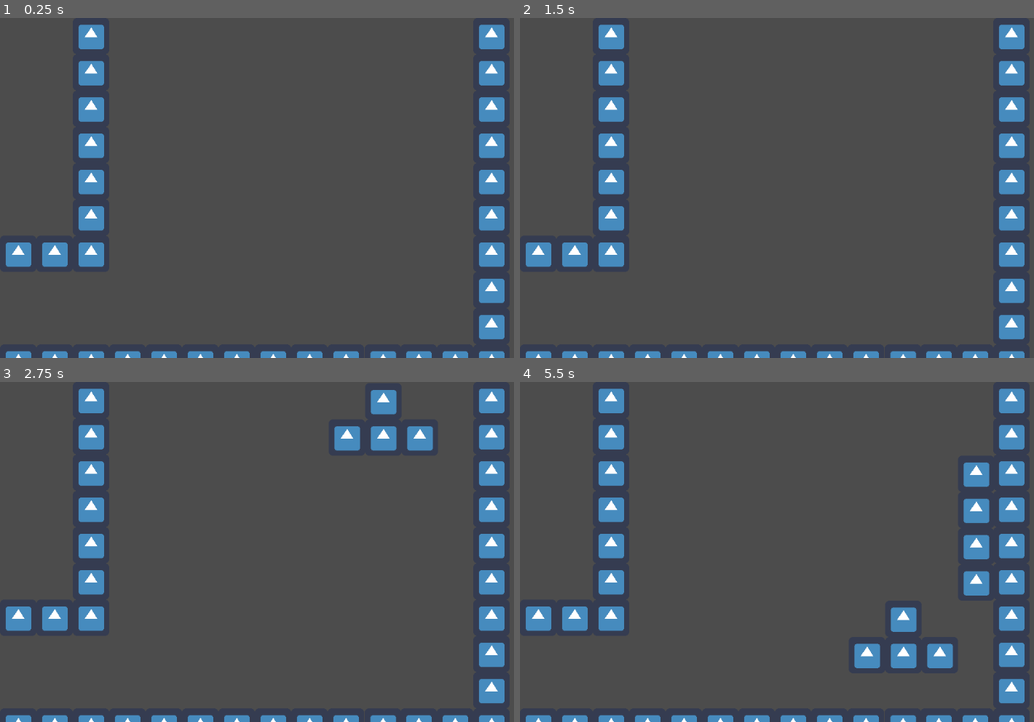
Above: before the commit, frames 1-4 (two rows, left to right).
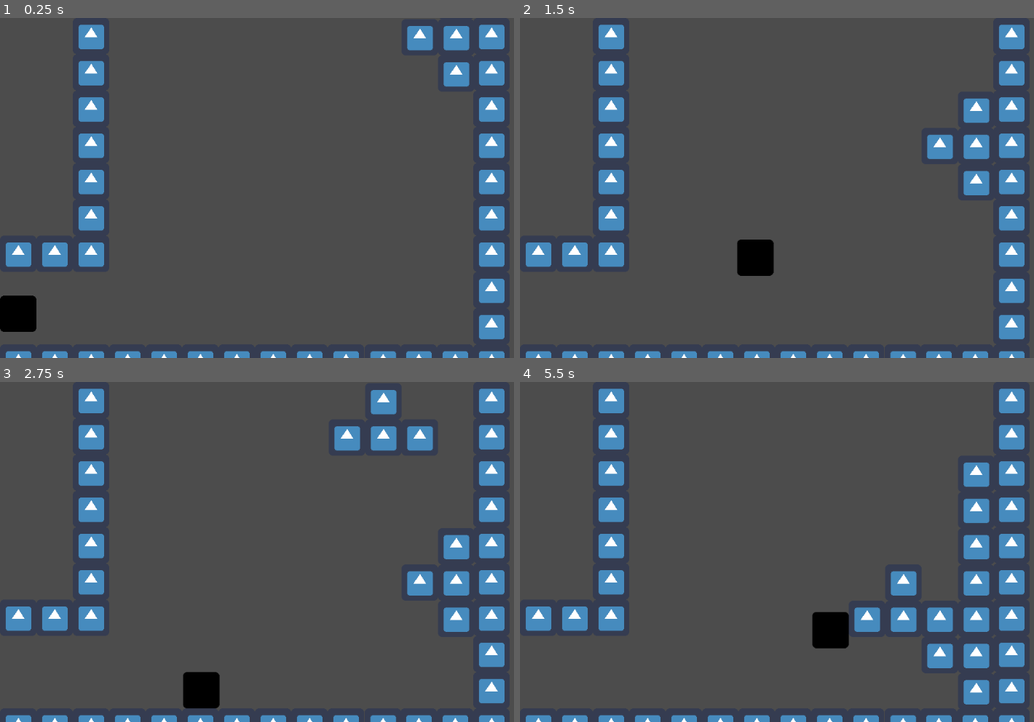
Above: after the commit, the same moments.

Repository: Diogoamorim27/TetrisDungeon
Game: Godot game, scene res://Salas/Sala.tscn
The game is run twice, just before and just after one commit, with the same random seed, the same clock (stepped at 60 frames per second) and the same inputs. The engine's default icon, where the game draws it, is replaced by a stand-in: a white triangle on a blue panel in a dark square.
Inputs:
- Up to frame 1 (0.25 s): no input
- Up to frame 2 (1.5 s): hold Right (ui_right) from 0.53 s (still down); tap Up (ui_up) at 0.6, 0.77, 1.07, 1.35 s
- Up to frame 3 (2.75 s): tap Up (ui_up) at 1.52, 1.82, 2.1 s; release Right (ui_right) at 2.03 s; hold Left (ui_left) from 2.03 s (still down)
- Up to frame 4 (5.5 s): release Left (ui_left) at 2.78 s; hold Right (ui_right) 2.78-4.28 s; tap Up (ui_up) at 2.85, 3.02, 3.32, 3.6, 3.77, 4.07, 4.35, 4.52, 4.82, 5.1 s; hold Left (ui_left) 4.28-5.03 s; hold Right (ui_right) from 5.03 s (still down)

The runs differ from the first frame. In frame 1, 1.8% of the frame differs, in the area x 0-92%, y 2-93%; in frame 2, 2.2%; in frame 3, 2.2%; in frame 4, 3.7%, in the area x 56-92%, y 55-95%.

Commit message:
player adicionado e spawn corrigido

Diff:
--- a/Blocos/BlocoNeutro.gd
+++ b/Blocos/BlocoNeutro.gd
@@ -11,14 +11,17 @@
 	$RayCast2D.cast_to.y = $Sprite.texture.get_height() / 2
 	for child in get_parent().get_children():
 		$RayCast2D.add_exception(child)
+	#for child in get_parent().get_parent().get_child(0).get_children():
+	#	$RayCast2D.add_exception(child)
 
 	#direcao = Vector2(0,1)
 	connect("_bateu", get_parent(), "_colisao")
 	pass
 
 func _physics_process(delta):
-	if $RayCast2D.is_colliding():
-		emit_signal("_bateu")
+	for spawn in get_parent().get_parent().get_child(0).get_children():
+		if $RayCast2D.is_colliding() && $RayCast2D.get_collider() != spawn:
+			emit_signal("_bateu")
 		#print("bateu")
 
 	#pos = self.transform
--- /dev/null
+++ b/KinematicBody2D.gd
@@ -0,0 +1,15 @@
+extends KinematicBody2D
+
+# class member variables go here, for example:
+# var a = 2
+# var b = "textvar"
+
+func _ready():
+	# Called every time the node is added to the scene.
+	# Initialization here
+	pass
+
+#func _process(delta):
+#	# Called every frame. Delta is time since last frame.
+#	# Update game logic here.
+#	pass
--- /dev/null
+++ b/Player.gd
@@ -0,0 +1,38 @@
+extends KinematicBody2D
+
+const SPEED = 500
+const UP = Vector2(0,-1)
+const GRAVITY = 300
+const JUMP_HEIGHT = -500
+
+var motion = Vector2(0,0)
+
+# class member variables go here, for example:
+# var a = 2
+# var b = "textvar"
+
+func _ready():
+	# Called every time the node is added to the scene.
+	# Initialization here
+	pass
+
+func _process(delta):
+	if Input.is_action_pressed("ui_left"):
+		if motion.x > 0:
+			motion.x = 0
+		motion.x = -SPEED
+
+	elif Input.is_action_pressed("ui_right"):
+		if motion.x < 0:
+			motion.x = 0
+		motion.x = SPEED
+
+	if Input.is_action_just_pressed("ui_up") && is_on_floor():
+		motion.y += JUMP_HEIGHT
+
+	else:
+		motion.y += GRAVITY * delta
+		motion.x = lerp(motion.x, 0, 0.2)
+
+	move_and_slide(motion, UP)
+	pass
--- /dev/null
+++ b/Player.tscn
@@ -0,0 +1,28 @@
+[gd_scene load_steps=4 format=2]
+
+[ext_resource path="res://Player.gd" type="Script" id=1]
+[ext_resource path="res://icon.png" type="Texture" id=2]
+
+[sub_resource type="RectangleShape2D" id=1]
+
+custom_solver_bias = 0.0
+extents = Vector2( 32, 32 )
+
+[node name="Player" type="KinematicBody2D"]
+
+input_pickable = false
+collision_layer = 1
+collision_mask = 1
+collision/safe_margin = 0.08
+script = ExtResource( 1 )
+
+[node name="Sprite" type="Sprite" parent="." index="0"]
+
+self_modulate = Color( 0, 0, 0, 1 )
+texture = ExtResource( 2 )
+_sections_unfolded = [ "Visibility" ]
+
+[node name="CollisionShape2D" type="CollisionShape2D" parent="." index="1"]
+
+visible = false
+shape = SubResource( 1 )
--- a/Salas/Sala.gd
+++ b/Salas/Sala.gd
@@ -30,7 +30,7 @@
 	"res://Pecas/O.tscn",
 	"res://Pecas/S2.tscn",
 	"res://Pecas/T2.tscn",
-	"res://Pecas/Z1.tscn",
+	"res://Pecas/Z2.tscn",
 	]
 
 const ARQUIVOS_PECAS_POS_9 = [
@@ -93,7 +93,7 @@
 		pecaAtualRes = load(ARQUIVOS_PECAS[indexPeca])
 	spawnPosition = spawnPoints[indexSpawnPosition].global_position
 	pecaAtual = pecaAtualRes.instance()
-	get_parent().add_child(pecaAtual)
+	add_child(pecaAtual)
 	pecaAtual.global_position = spawnPosition
 
 
--- a/Salas/Sala.tscn
+++ b/Salas/Sala.tscn
@@ -1,8 +1,9 @@
-[gd_scene load_steps=4 format=2]
+[gd_scene load_steps=5 format=2]
 
 [ext_resource path="res://Salas/Sala.gd" type="Script" id=1]
 [ext_resource path="res://Salas/SpawnPoints.tscn" type="PackedScene" id=2]
 [ext_resource path="res://Blocos/ParedeChao.tscn" type="PackedScene" id=3]
+[ext_resource path="res://Player.tscn" type="PackedScene" id=4]
 
 [node name="Sala" type="Node" index="0"]
 
@@ -17,6 +18,7 @@
 
 [node name="ParedesChao" type="Node2D" parent="." index="1"]
 
+editor/display_folded = true
 position = Vector2( 544, 608 )
 
 [node name="ParedeChao" parent="ParedesChao" index="0" instance=ExtResource( 3 )]
@@ -149,9 +151,6 @@
 
 position = Vector2( -64, 0 )
 
-[node name="Timer" type="Timer" parent="." index="2"]
+[node name="Player" parent="." index="2" instance=ExtResource( 4 )]
 
-process_mode = 1
-wait_time = 1.0
-one_shot = false
-autostart = true
+position = Vector2( 32, 512 )
Not shown, changed: icon.png.import
